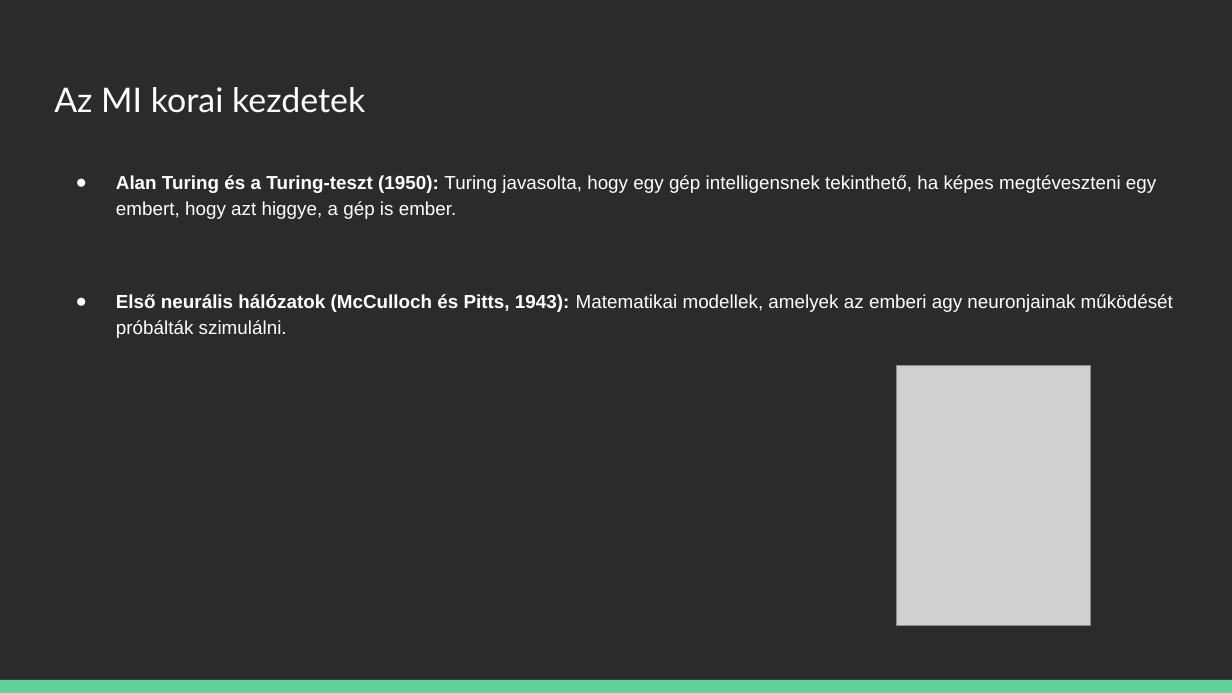
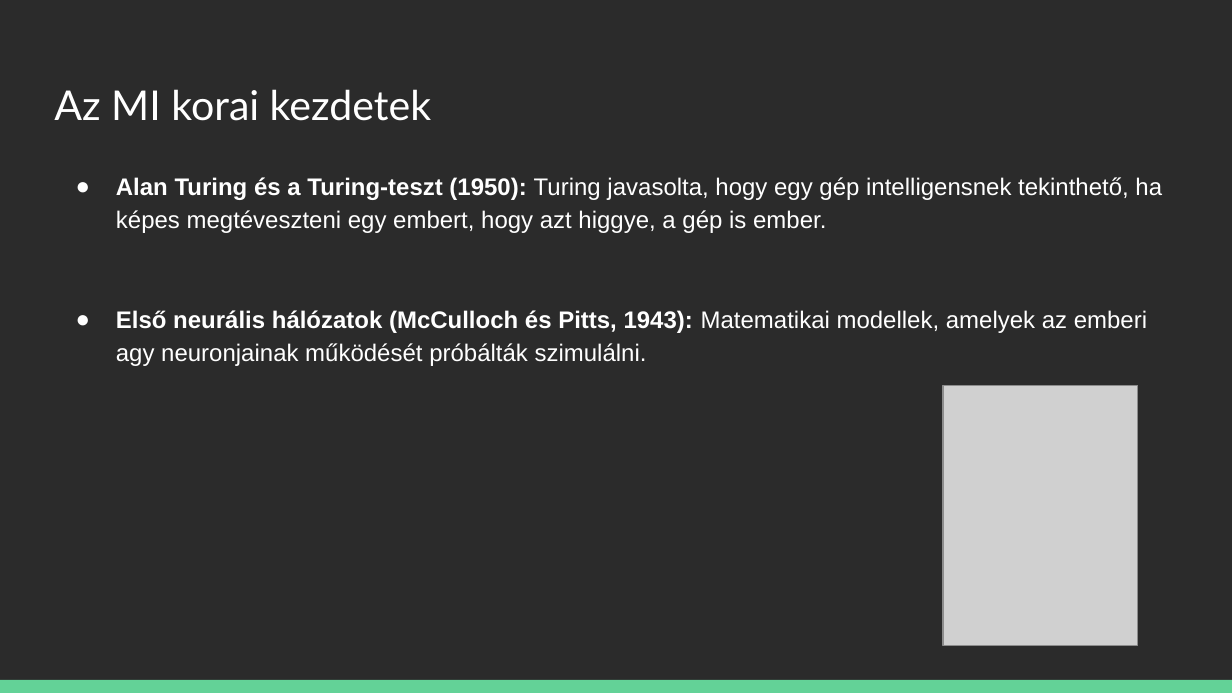
Before and after one commit to kizsi2024/12I-SZ, a slide deck: slide 2 of Potyondi Zsombor/A Mesterséges Intelligencia Történelme.pptx. Drawn at 1232x693 pixels with LibreOffice and Linux fonts; fonts in the diff are those of the drawing; grey boxes stand for pictures; background and template pictures are left out; a plain dark background stands for a picture behind light text. Boxes give left, top, right and bottom in pixels: in the first picture for what was removed or moved away, otherwise in the second. Text is boxed around its words. In the diff, an @@ line names an element or a change of style, - is before the commit and + after.

```diff
--- a/Potyondi Zsombor/A Mesterséges Intelligencia Történelme.pptx
+++ b/Potyondi Zsombor/A Mesterséges Intelligencia Történelme.pptx
@@ title "Az MI korai kezdetek" at (54, 89, 431, 121): size 19.8 to 24 pt @@
@@ text "Alan Turing és a Turing-teszt ..." at (116, 177, 1162, 366): size 11 to 14 pt @@
@@ picture: place and size @@
-picture at (896, 366, 1090, 626)
+picture at (942, 386, 1137, 646)
```
Also in this commit, not shown: 11 other slides changed.
